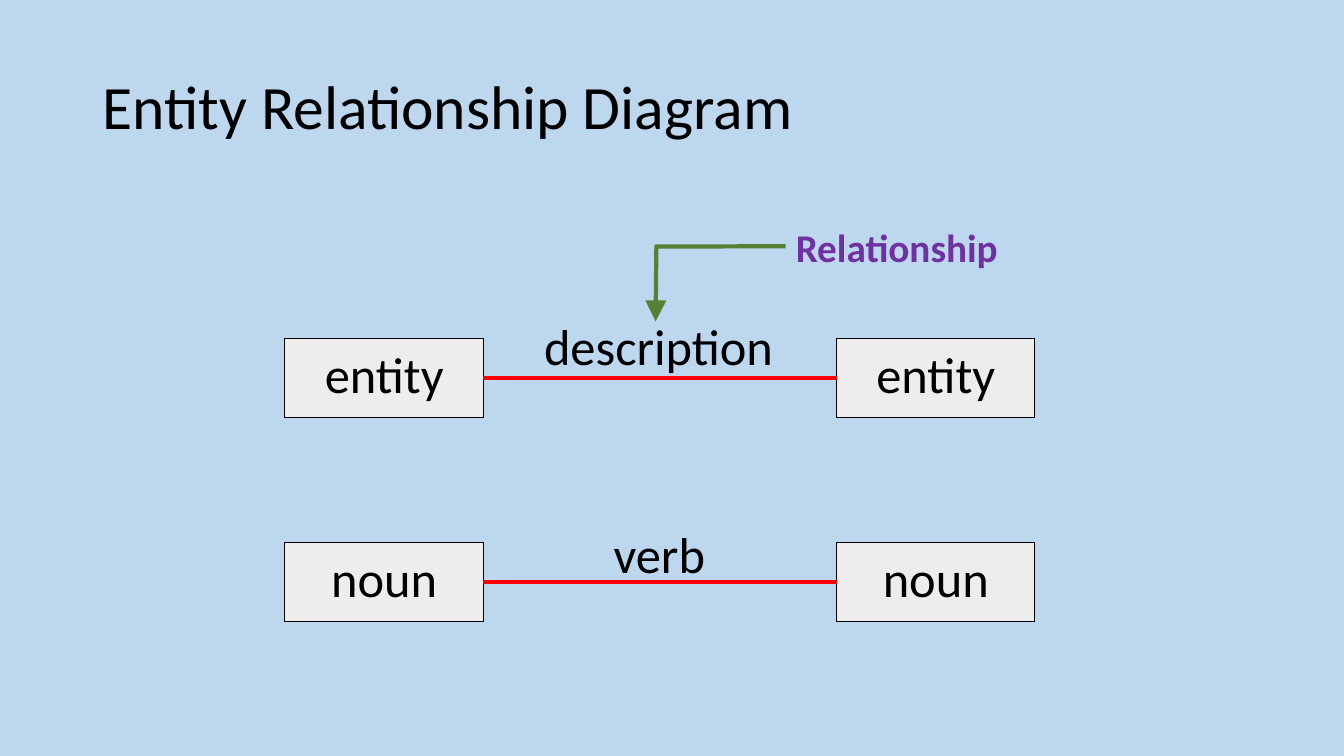
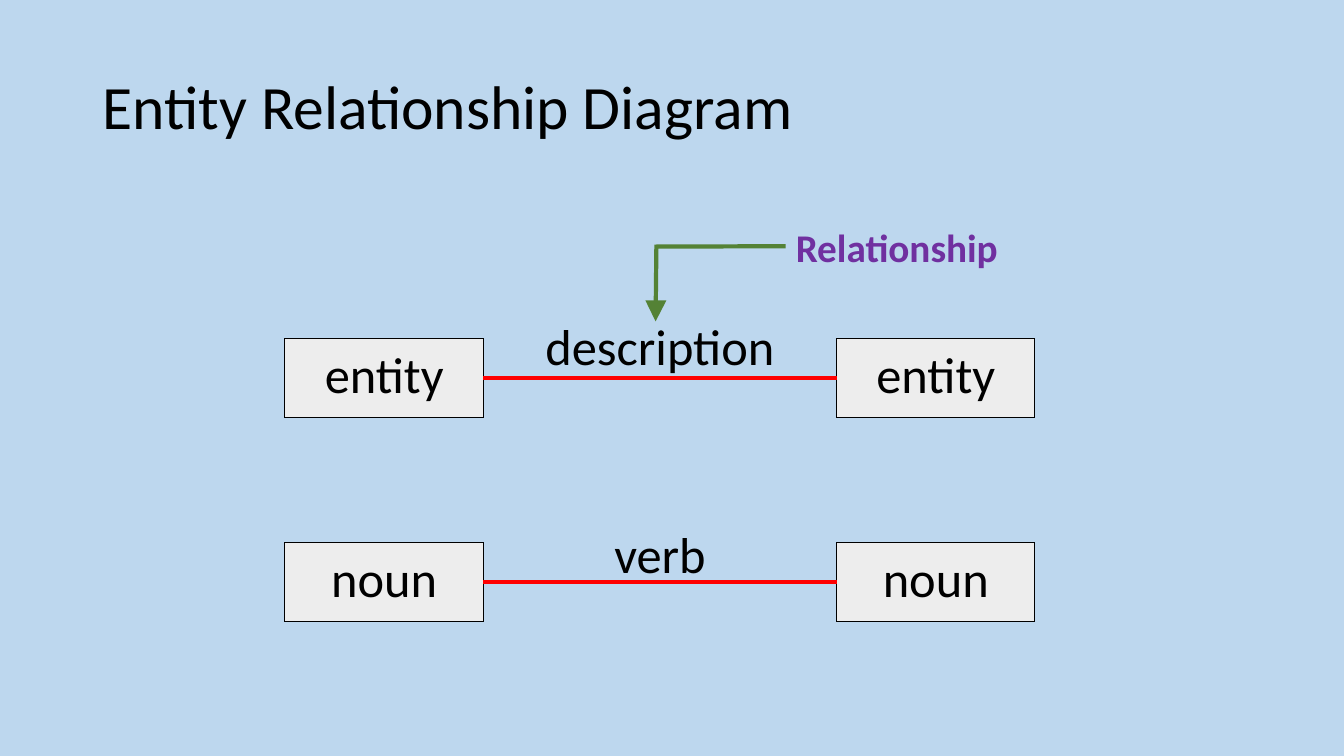
Before and after one commit to MrFriendCS/MrFriendCS.github.io, a slide deck: slide 144 of n5/ddd/N5 CS DDD Slides.pptx. Drawn at 1344x756 pixels with LibreOffice and Linux fonts; fonts in the diff are those of the drawing. Boxes give left, top, right and bottom in pixels: in the first picture for what was removed or moved away, otherwise in the second. Text is boxed around its words. In the diff, an @@ line names an element or a change of style, - is before the commit and + after.

```diff
--- a/n5/ddd/N5 CS DDD Slides.pptx
+++ b/n5/ddd/N5 CS DDD Slides.pptx
@@ text "description" at <box>545,330,774,377</box>: alignment left to centre @@
```
Also in this commit, not shown: 9 other slides changed, 24 other files.
